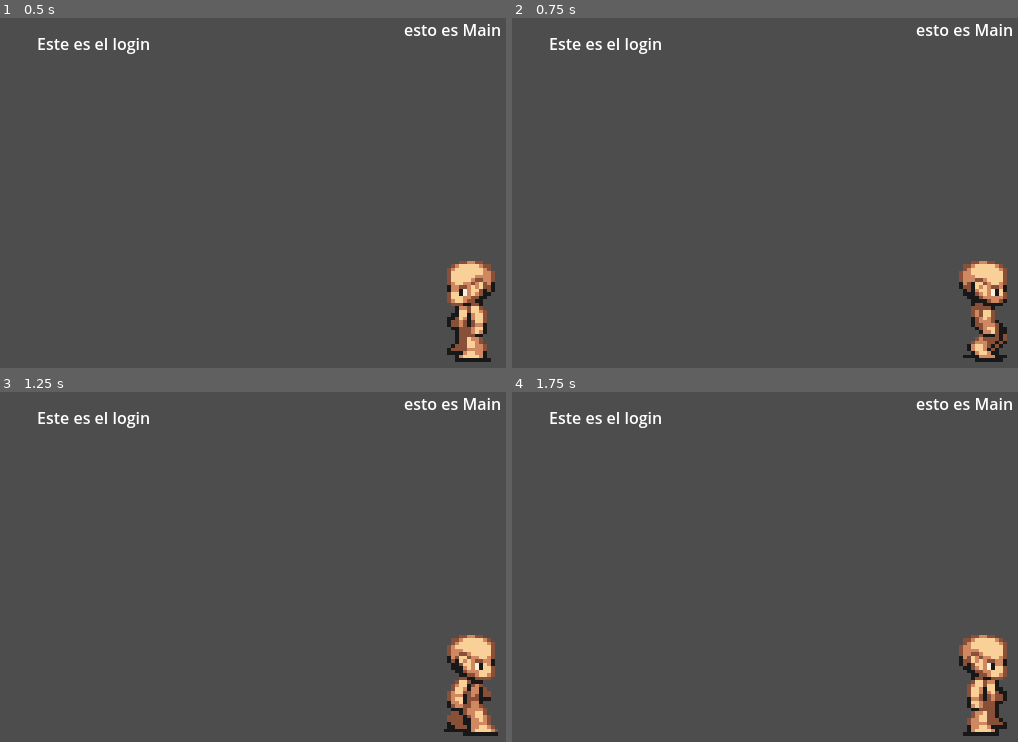
Above: before the commit, frames 1-4 (two rows, left to right).
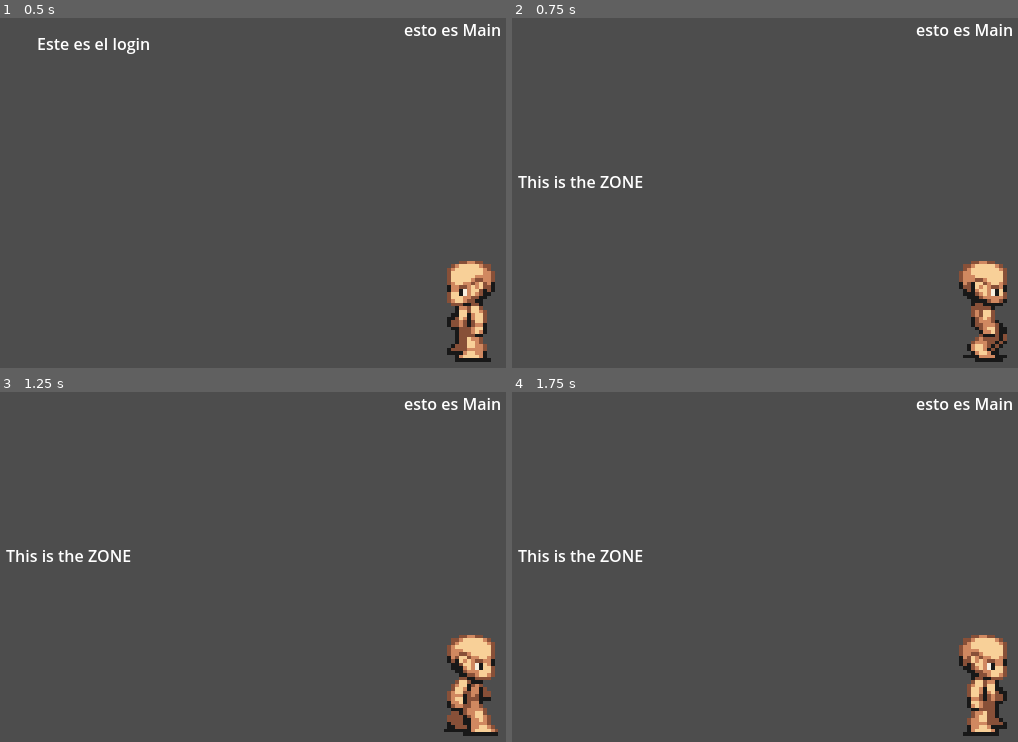
Above: after the commit, the same moments.

Repository: fiubakka/fiubakka-game
Game: Godot game, scene res://main.tscn
The game is run twice, just before and just after one commit, with the same random seed, the same clock (stepped at 60 frames per second) and the same inputs.
Inputs:
- Up to frame 1 (0.5 s): no input
- Up to frame 2 (0.75 s): tap Enter at 0.5 s; hold Right (move_right) from 0.53 s (still down); tap Y (open_chat) at 0.6 s
- Up to frame 3 (1.25 s): keep holding Right (move_right)
- Up to frame 4 (1.75 s): release Right (move_right) at 1.28 s; hold S (move_down) from 1.28 s (still down); tap Y (open_chat) at 1.35 s

Frame 1 is identical in both runs. In frame 2, 0.7% of the frame differs, in the area x 1-30%, y 5-49%; in frame 3, 0.7%; in frame 4, 0.7%.
Error before the commit: Parse Error: Expected end of statement after expression, found "Identifier" instead. (res://src/scenes/login/login.gd:15)

Commit message:
Fix connection

Diff:
--- a/src/scenes/login/login.gd
+++ b/src/scenes/login/login.gd
@@ -10,7 +10,7 @@
 
 # Called every frame. 'delta' is the elapsed time since the previous frame.
 func _process(delta):
-	if (Input.is_action_just_pressed("open_chat")): # open_chat == Yaaaaaaaaaaaaaaaaaaaaaaa
-		init_tcp_peer.emit("miusername2aaaaaaaaaaaaaaaaaaaaaaaaaaaaaaaaaaaaaaaaaaaaaaaaaaaaaaaaaaaaaaaaaaaaaaaaa")
-		change_to_zone_scene.emit()aaaaaaaaaaaaaaaaaaaaaaaaaaaaaaaaaaaaaaaaaaaaa
-		get_node(".").free()aaaaaaaaaaaaaaaaaaaaaaaaaaaaaaaaaaaaaaaaaaaaaaaaaaaaaaaaaaaaaaaaaaaaaaaaaaaaaaaaaaaaaaaaaaaaaaaaaaaaaaaaaaaaaaaaaaaaaaaaaaaaaaaaaaaaaaaaaaaaaaaaaaaaaaaaaaaaaaa
+	if (Input.is_action_just_pressed("open_chat")): # open_chat == Y
+		init_tcp_peer.emit("flu")
+		change_to_zone_scene.emit()
+		get_node(".").free()
--- a/src/scenes/tcp_peer/tcp_peer.gd
+++ b/src/scenes/tcp_peer/tcp_peer.gd
@@ -14,7 +14,7 @@
 const PBGameEntityState = preload("res://compiled/server/state/game_entity_state.gd")
 
 const host = "127.0.0.1"
-const port = 9090
+const port = 2020
 var socket = StreamPeerTCP.new()
 var connected = false
 
